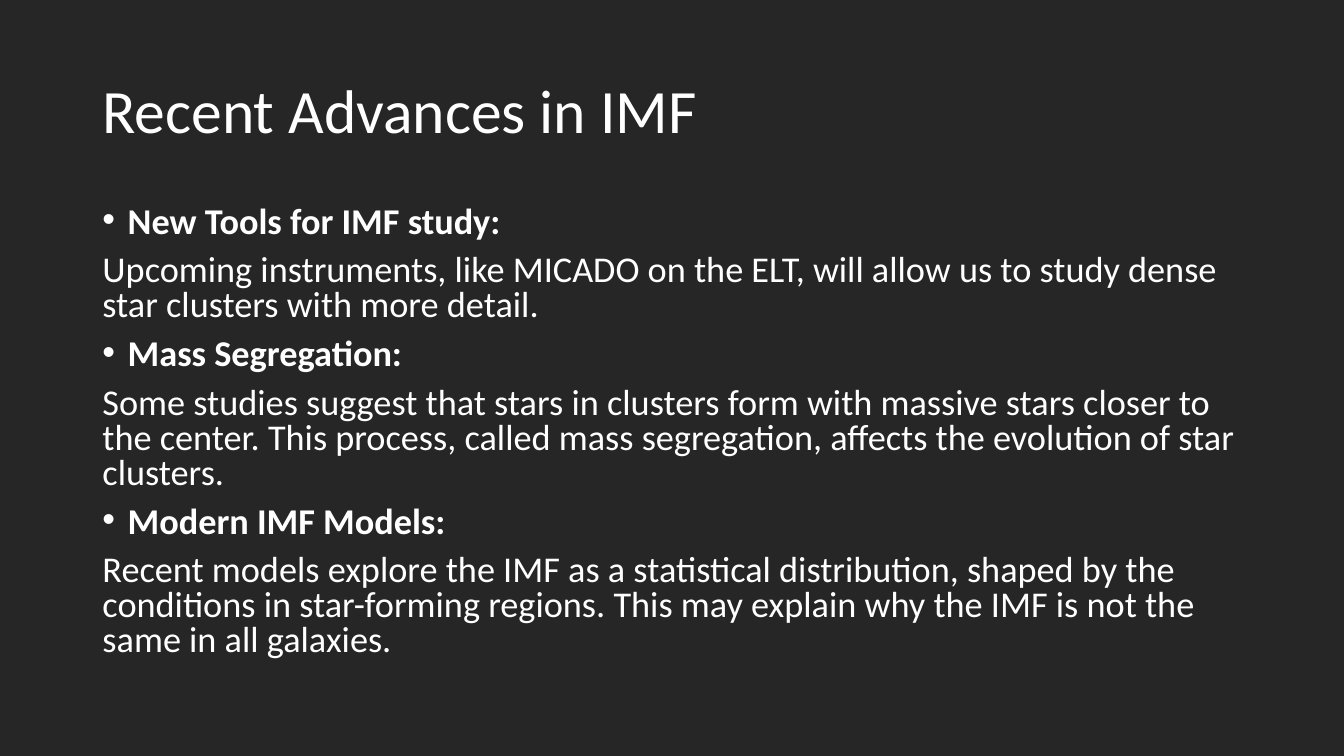
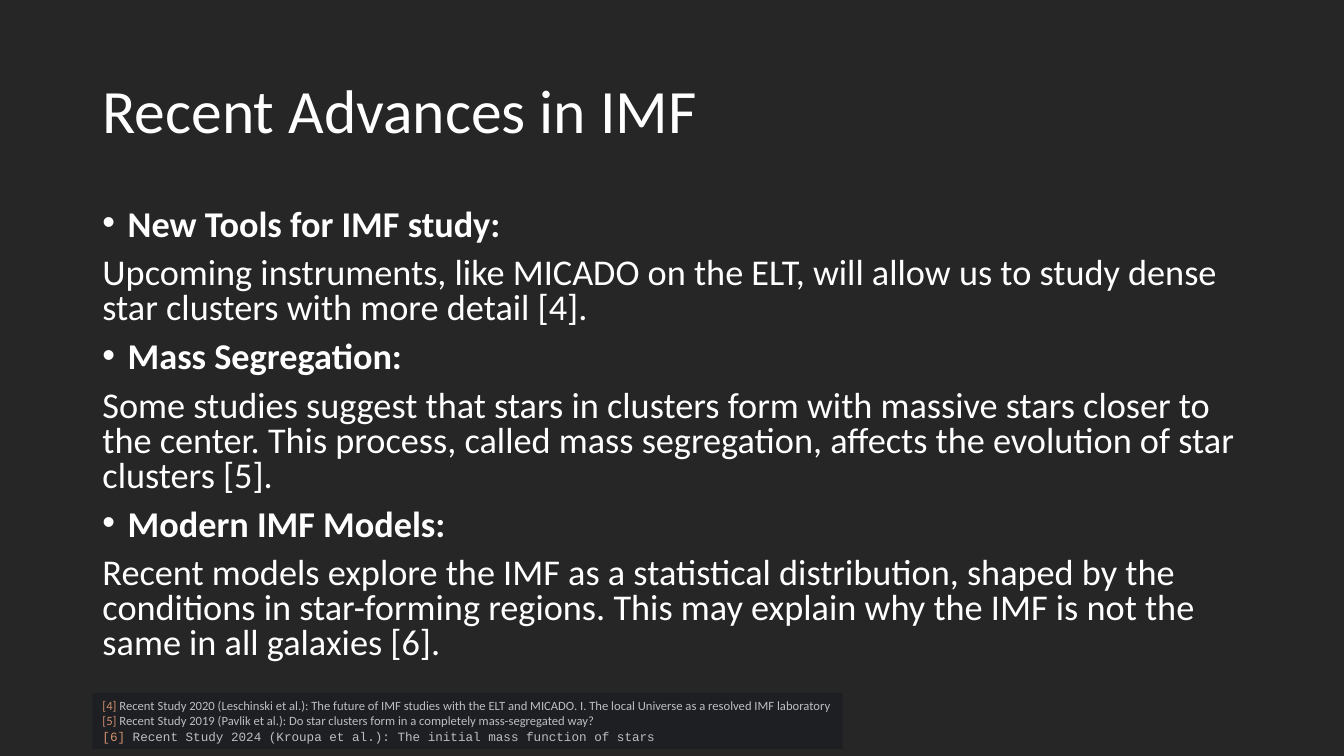
Before and after one commit to laxm7/sta_project, a slide deck: slide 7 of imf_intro_chiara_felix_laxman.pptx (slide 5 before the commit). Drawn at 1344x756 pixels with LibreOffice and Linux fonts; fonts in the diff are those of the drawing. Boxes give left, top, right and bottom in pixels: in the first picture for what was removed or moved away, otherwise in the second. Text is boxed around its words. In the diff, an @@ line names an element or a change of style, - is before the commit and + after.

```diff
--- a/imf_intro_chiara_felix_laxman.pptx
+++ b/imf_intro_chiara_felix_laxman.pptx
@@ text at [102,260,1216,325]: text changed @@
-Upcoming instruments, like MICADO on the ELT, will allow us to study dense star clusters with more detail.
+Upcoming instruments, like MICADO on the ELT, will allow us to study dense star clusters with more detail [4].
@@ text at [102,393,1234,493]: text changed @@
-Some studies suggest that stars in clusters form with massive stars closer to the center. This process, called mass segregation, affects the evolution of star clusters.
+Some studies suggest that stars in clusters form with massive stars closer to the center. This process, called mass segregation, affects the evolution of star clusters [5].
@@ text at [102,560,1194,662]: text changed @@
-Recent models explore the IMF as a statistical distribution, shaped by the conditions in star-forming regions. This may explain why the IMF is not the same in all galaxies.
+Recent models explore the IMF as a statistical distribution, shaped by the conditions in star-forming regions. This may explain why the IMF is not the same in all galaxies [6].
@@ rectangle added at [93,693,843,749], fill #1E1F22, 9 pt, text #BCBEC4 @@
+[4] Recent Study 2020 (Leschinski et al.): The future of IMF studies with the ELT and MICADO. I. The local Universe as a resolved IMF laboratory
+[5] Recent Study 2019 (Pavlik et al.): Do star clusters form in a completely mass-segregated way?
+[6] Recent Study 2024 (Kroupa et al.): The initial mass function of stars
```
Also in this commit, not shown: 4 other slides changed, 2 slides added, 1 other file.
